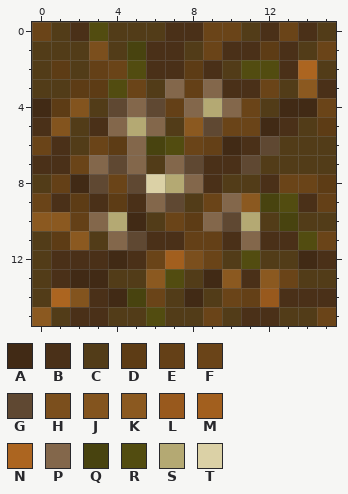
Pixel-art sprite: src/main/resources/textures/blocks/DNBlock_composter_maggots_5.png. Above, as it was before the edit.
Colours within 5 levels of each other are drawn and written as one.
Palette (. is transparent): A #412a15  B #4a3018  C #523c18  D #5d3c15  E #644017  F #6a4418  G #5f4832  H #7b4f1d  J #83541e  K #8b5920  L #98591d  M #a25f1e  N #ac6520  P #83674b  Q #48430f  R #524c10  S #b4a973  T #dbd1a6
After:
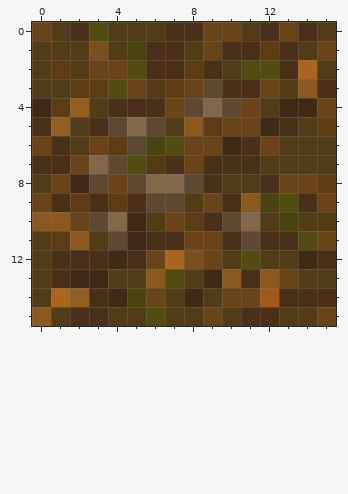
The commit says: Composter Render Fixes also fixes #23
Change:
file 128x128 -> 16x16 pixels (blocks of 8x8 -> 1x1; one block is one cell here)
@@ palette @@
-J #83541e
+J #915d21
-L #98591d
+L #a2581c
@@ x 0..15 @@
  1 CCCHCQBBCFBBDBCF
- 2 CDCEFRBBDBCRRBNC
- 3 CCDDRFCPEPBBFCKB
- 4 ADJCGPGEPSPFCAAF
- 5 BJCBPSPCKGFFABCD
- 6 FBCFDPQRFEABGCCC
- 7 BBFPGPCPGBBGCCCC
- 8 CEAGFGTSPBCCBFFD
- 9 FBDBDBPGCFPKQRBE
-10 KKEPSACFDPGSCQCC
-11 CDKCPGBBEEBPBBRF
-12 CBBBABFMHFCRCCAB
+ 2 CDCFFRBBDBCRRBNC
+ 3 CCDDRFCDFGBBFCKB
+ 4 ADJCBBBFGPGFCAAF
+ 5 BJCBGPGCKDFFABCD
+ 6 FBCFDGQRFFABFCCC
+ 7 BBFPGRCBFBBBCCCC
+ 8 CFAGFGPPGBCCBFFD
+ 9 FBDBDBGGCFBKQRBF
+10 KKFGPACFDBGPCQCC
+11 CDKCGABBFFBGBBRF
+12 CBBBABFNHFCRCCAB
 13 CBAACCKRCAKBKFCC
-14 CNJBAQFCACFELBBB
+14 CNJBAQFCACFFLBBB
 15 KCBBCCRCCFCBBCCF
Pixel boxes of the changes (left, top, right, bottom) in both pictures:
changed: (51, 60, 336, 307)
